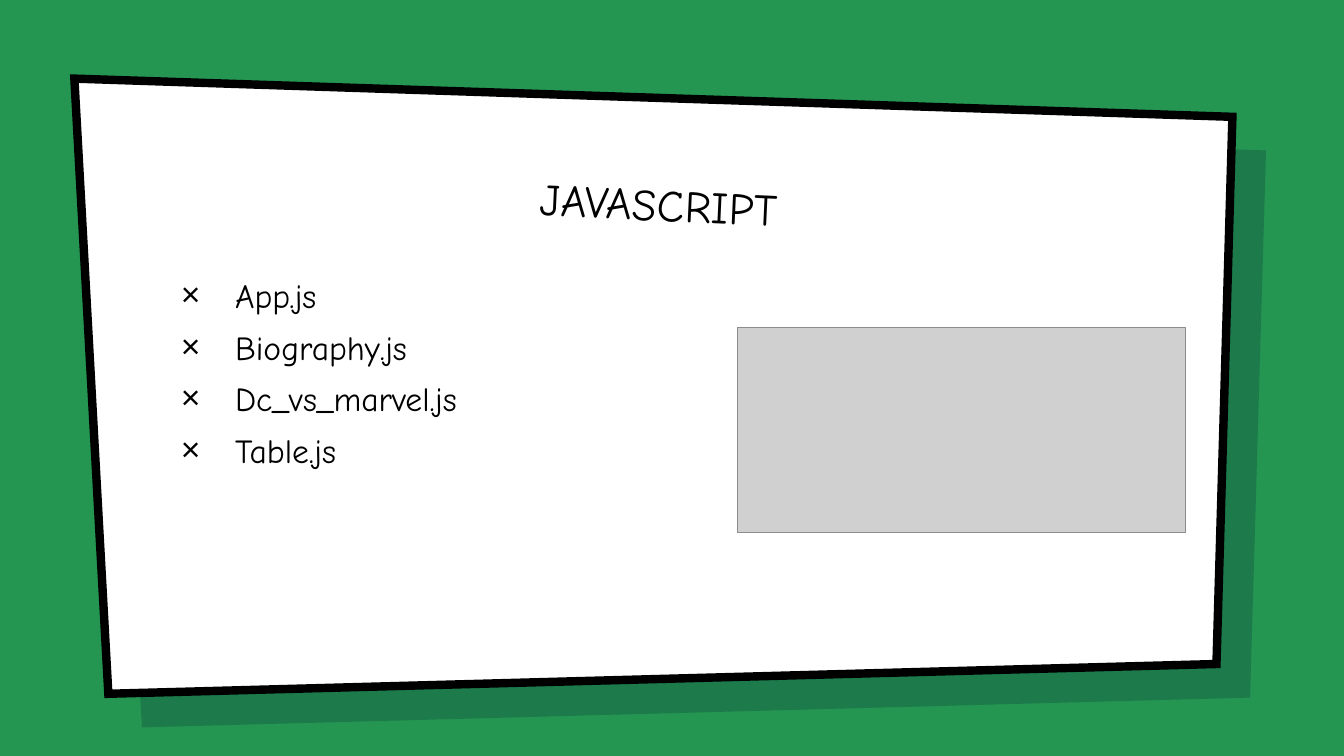
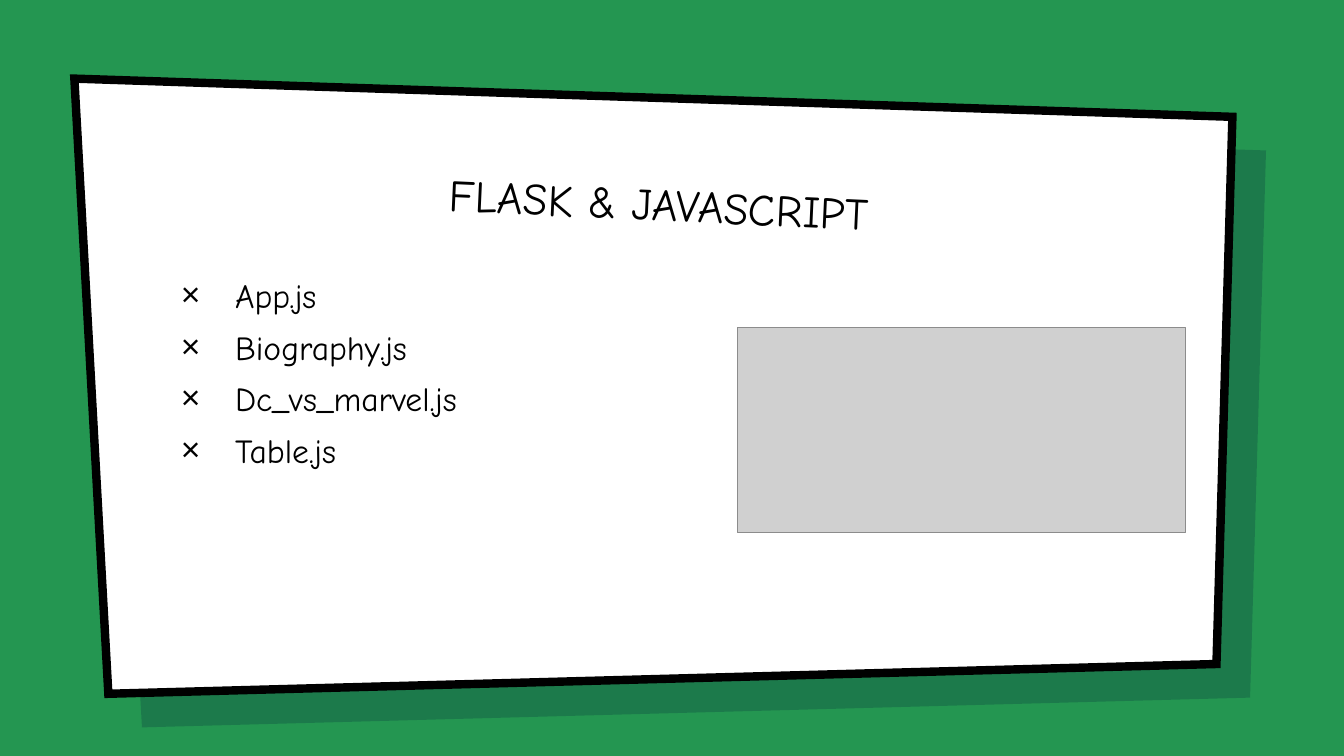
Before and after one commit to drewrya/superhero, a slide deck: slide 9 of The Superhero Super Database!.pptx. Drawn at 1344x756 pixels with LibreOffice and Linux fonts; fonts in the diff are those of the drawing; grey boxes stand for pictures; background and template pictures are left out. Boxes give left, top, right and bottom in pixels: in the first picture for what was removed or moved away, otherwise in the second. Text is boxed around its words. In the diff, an @@ line names an element or a change of style, - is before the commit and + after.

```diff
--- a/The Superhero Super Database!.pptx
+++ b/The Superhero Super Database!.pptx
@@ title at (x1=448, y1=181, x2=868, y2=230): text changed @@
-JAVASCRIPT
+FLASK & JAVASCRIPT
```
Also in this commit, not shown: 4 other files.
